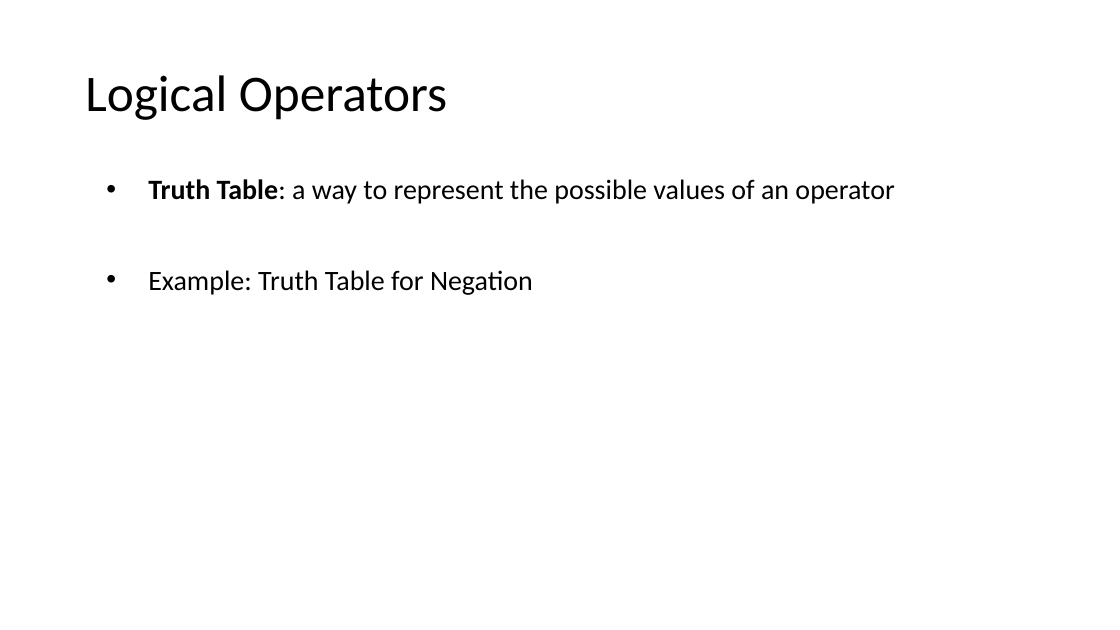
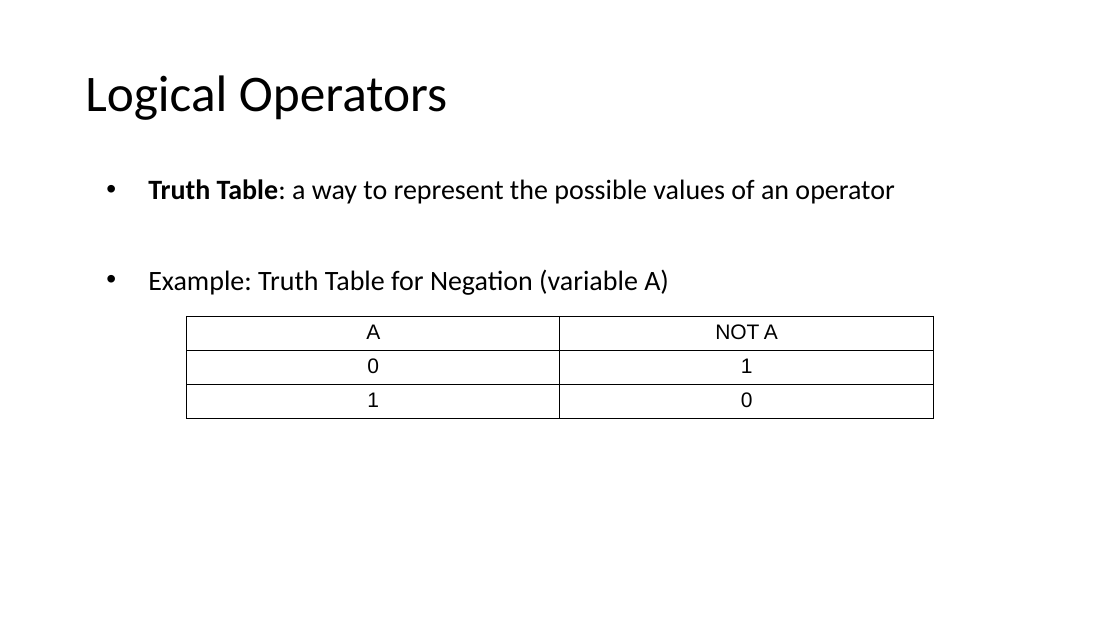
Before and after one commit to MrJoshGross/Course-Curricular-Material, a slide deck: slide 49 of wip/Lecture 2 - Binary, Logic, and Logical Operators.pptx. Drawn at 1120x630 pixels with LibreOffice and Linux fonts; fonts in the diff are those of the drawing. Boxes give left, top, right and bottom in pixels: in the first picture for what was removed or moved away, otherwise in the second. Text is boxed around its words. In the diff, an @@ line names an element or a change of style, - is before the commit and + after.

Commit message:
Update Lecture 2 - Binary, Logic, and Logical Operators.pptx
finished negation and added logical AND slides

```diff
--- a/wip/Lecture 2 - Binary, Logic, and Logical Operators.pptx
+++ b/wip/Lecture 2 - Binary, Logic, and Logical Operators.pptx
@@ text at box(148, 269, 669, 295): text changed @@
-• Example: Truth Table for Negation
+• Example: Truth Table for Negation (variable A)
@@ table added at box(187, 317, 933, 419), 3 rows, 2 columns @@
+A | NOT A
+0 | 1
+1 | 0
```
Also in this commit, not shown: 12 slides added.
